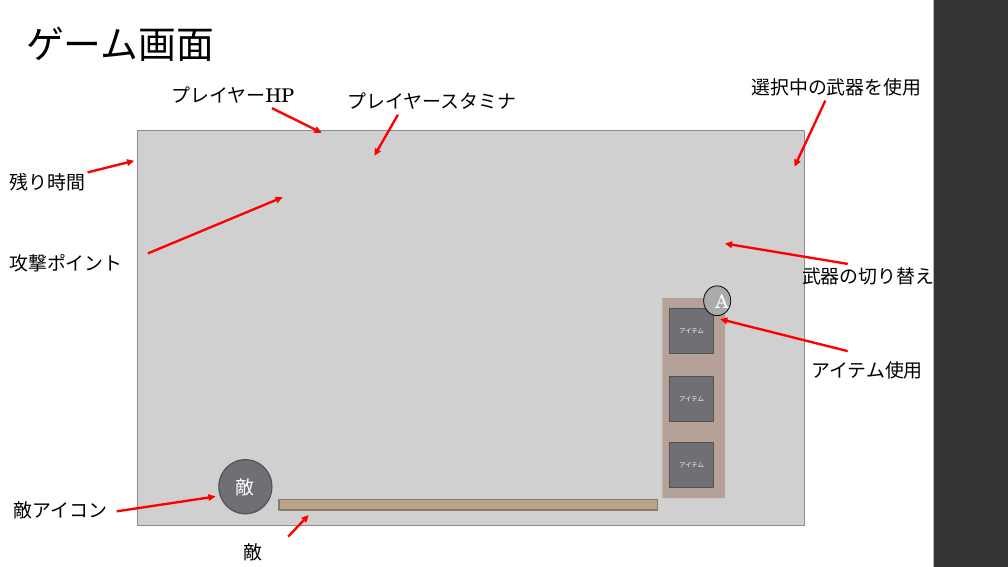
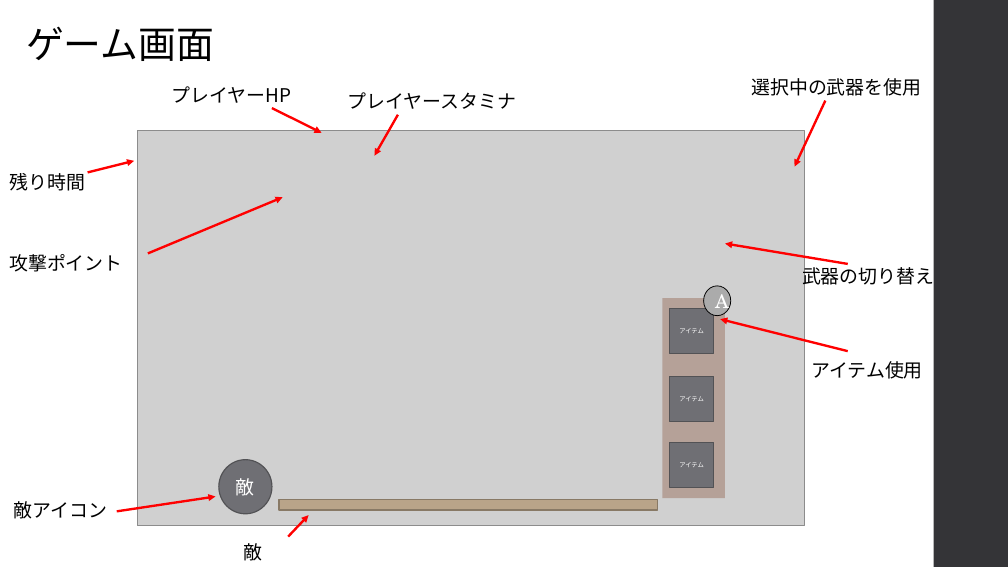
Before and after one commit to kakisawa/ProductionWork, a slide deck: slide 5 of 3DGame_3_NamelessGame/NamelessGame_企画書.pptx. Drawn at 1008x567 pixels with LibreOffice and Linux fonts; fonts in the diff are those of the drawing; grey boxes stand for pictures. Boxes give left, top, right and bottom in pixels: in the first picture for what was removed or moved away, otherwise in the second. Text is boxed around its words. In the diff, an @@ line names an element or a change of style, - is before the commit and + after.

```diff
--- a/3DGame_3_NamelessGame/NamelessGame_企画書.pptx
+++ b/3DGame_3_NamelessGame/NamelessGame_企画書.pptx
@@ text "プレイヤーHP" at [172, 86, 292, 103]: font TeX Gyre Schola to Noto Sans CJK JP @@
```
Also in this commit, not shown: 6 other slides changed, 1 slide removed, 7 other files.
